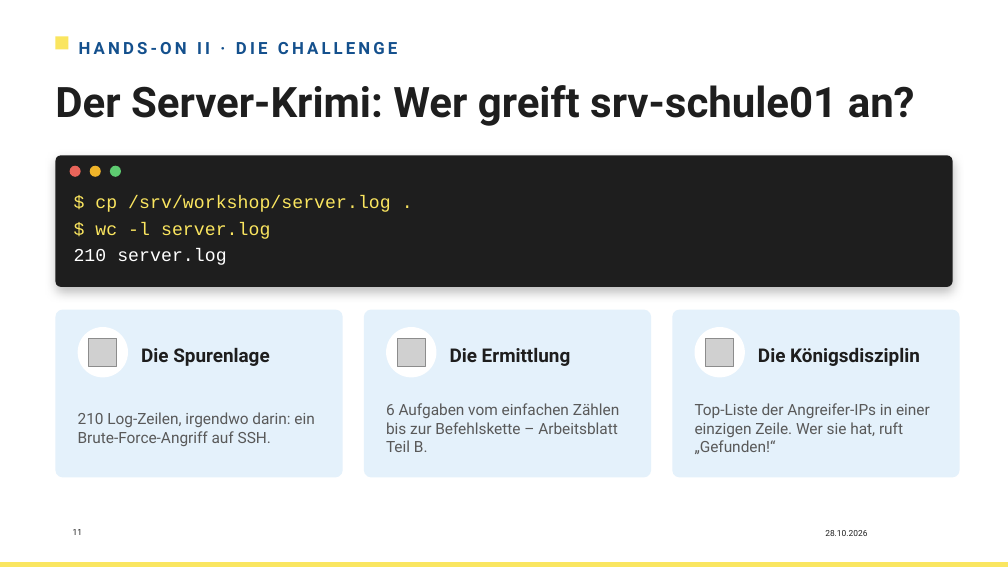
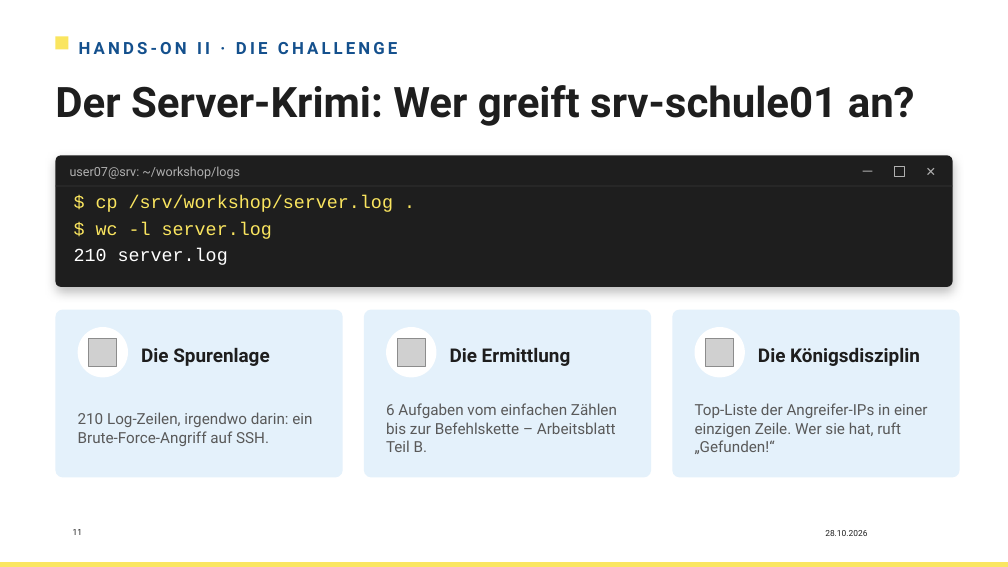
Before and after one commit to HerrZI/wsl2-school-lab, a slide deck: slide 11 of Workshop_WSL2_Linux_unterrichten_neu.pptx. Drawn at 1008x567 pixels with LibreOffice and Linux fonts; fonts in the diff are those of the drawing; grey boxes stand for pictures; background and template pictures are left out. Boxes give left, top, right and bottom in pixels: in the first picture for what was removed or moved away, otherwise in the second. Text is boxed around its words. In the diff, an @@ line names an element or a change of style, - is before the commit and + after.

```diff
--- a/Workshop_WSL2_Linux_unterrichten_neu.pptx
+++ b/Workshop_WSL2_Linux_unterrichten_neu.pptx
@@ ellipse removed at [70,166,81,177] @@
@@ text added at [70,166,240,179], 12 pt, text #B0B0B0 @@
+user07@srv: ~/workshop/logs
@@ ellipse removed at [90,166,101,177] @@
@@ ellipse removed at [110,166,121,177] @@
@@ rectangle added at [863,171,873,172], fill #B0B0B0 @@
@@ rectangle added at [895,166,904,176], outline #B0B0B0 0.75 pt @@
@@ text added at [920,160,942,182], 12 pt, text #B0B0B0 @@
+✕
@@ text "$ cp /srv/workshop/server.log ." at [74,196,393,265]: size 17.3 to 17.5 pt @@
@@ size 14.7 to 14.5 pt in 3 elements at [78,412,312,446], [386,403,617,452], [695,403,927,454] @@
```
Also in this commit, not shown: 12 other slides changed, 7 other files.
